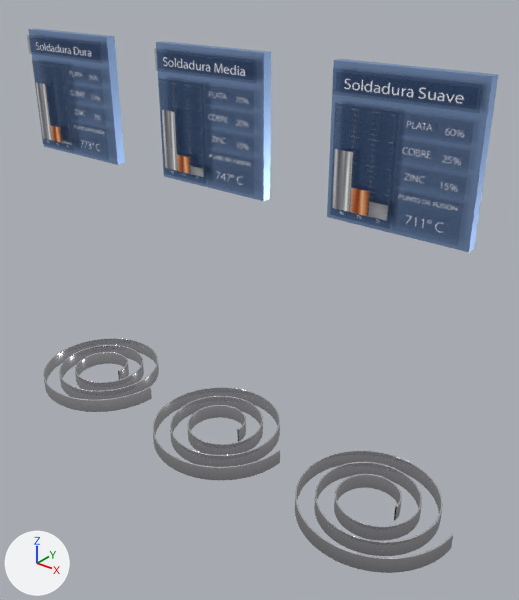
One commit to the glTF model Soldaduras.glb: the scene before it, then after it.
The view is the same before and after, from a 50 mm camera at (0.23, -0.252, 0.246) aimed at (0.024, 0.005, 0.086). Arrows for +X, +Y and +Z are at lower left; the lights stay in place. Where no turn or scale is listed for an object, it has been applied to the vertices. Vertices at the same position are counted once.

The first picture shows 'espiral_100', 'espiral_100_PNG', 'espiral_100_Placa', 'espiral_70', 'espiral_70_PNG', 'espiral_70_Placa', 'espiral_85', 'espiral_85_PNG', 'espiral_85_Placa'.
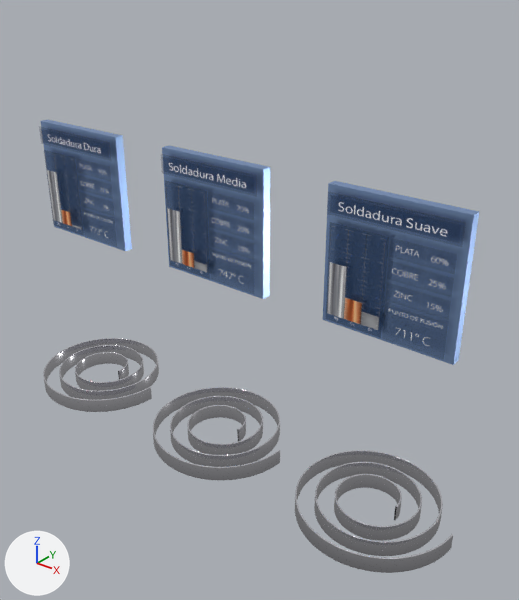
Changed parts and their boxes (x1, y1, x2, y2) in the pictures (519 x 600 px):
```json
{"object": "espiral_70_Placa", "change": "mesh moved", "before": [327, 59, 498, 252], "after": [323, 181, 479, 365]}
{"object": "espiral_70_PNG", "change": "moved", "before": [331, 71, 480, 233], "after": [326, 195, 462, 346]}
{"object": "espiral_85_Placa", "change": "mesh moved", "before": [156, 41, 271, 201], "after": [162, 145, 270, 299]}
{"object": "espiral_100_Placa", "change": "mesh moved", "before": [28, 28, 125, 165], "after": [41, 119, 132, 251]}
{"object": "espiral_85_PNG", "change": "moved", "before": [157, 51, 254, 185], "after": [163, 157, 255, 284]}
{"object": "espiral_100_PNG", "change": "moved", "before": [28, 37, 104, 151], "after": [41, 129, 113, 238]}
```

Edits to the scene script, one JSON object a line:
```json
{"block": "me_cube_013", "where": "me_cube_013.from_pydata(...)  # 8 vertices, 12 faces; spans x -0.1325..-0.0675, y -0.0025..0.0025, z 0.1425..0.2075"}
{"block": "me_cube_013", "where": "# used by ob_espiral_100_placa; location = (0.0, 0.0, 0.0)"}
{"block": "me_cube_013", "change": "me_cube_013 part 1: the whole mesh is moved by (0.0, 0.0, -0.05)"}
{"block": "me_cube_014", "where": "me_cube_014.from_pydata(...)  # 8 vertices, 12 faces; spans x -0.0325..0.0325, y -0.0025..0.0025, z 0.1425..0.2075"}
{"block": "me_cube_014", "where": "# used by ob_espiral_85_placa; location = (0.0, 0.0, 0.0)"}
{"block": "me_cube_014", "change": "me_cube_014 part 2: the whole mesh is moved by (0.0, 0.0, -0.05)"}
{"block": "me_cube_015", "where": "me_cube_015.from_pydata(...)  # 8 vertices, 12 faces; spans x 0.0675..0.1325, y -0.0025..0.0025, z 0.1425..0.2075"}
{"block": "me_cube_015", "where": "# used by ob_espiral_70_placa; location = (0.0, 0.0, 0.0)"}
{"block": "me_cube_015", "change": "me_cube_015 part 3: the whole mesh is moved by (0.0, 0.0, -0.05)"}
{"op": "set", "path": "ob_espiral_100_png.location", "old": "(-0.1, -0.0052, 0.175)", "new": "(-0.1, -0.0052, 0.125)"}
{"op": "set", "path": "ob_espiral_85_png.location", "old": "(0.0, -0.0052, 0.175)", "new": "(0.0, -0.0052, 0.125)"}
{"op": "set", "path": "ob_espiral_70_png.location", "old": "(0.1, -0.0052, 0.175)", "new": "(0.1, -0.0052, 0.125)"}
```
